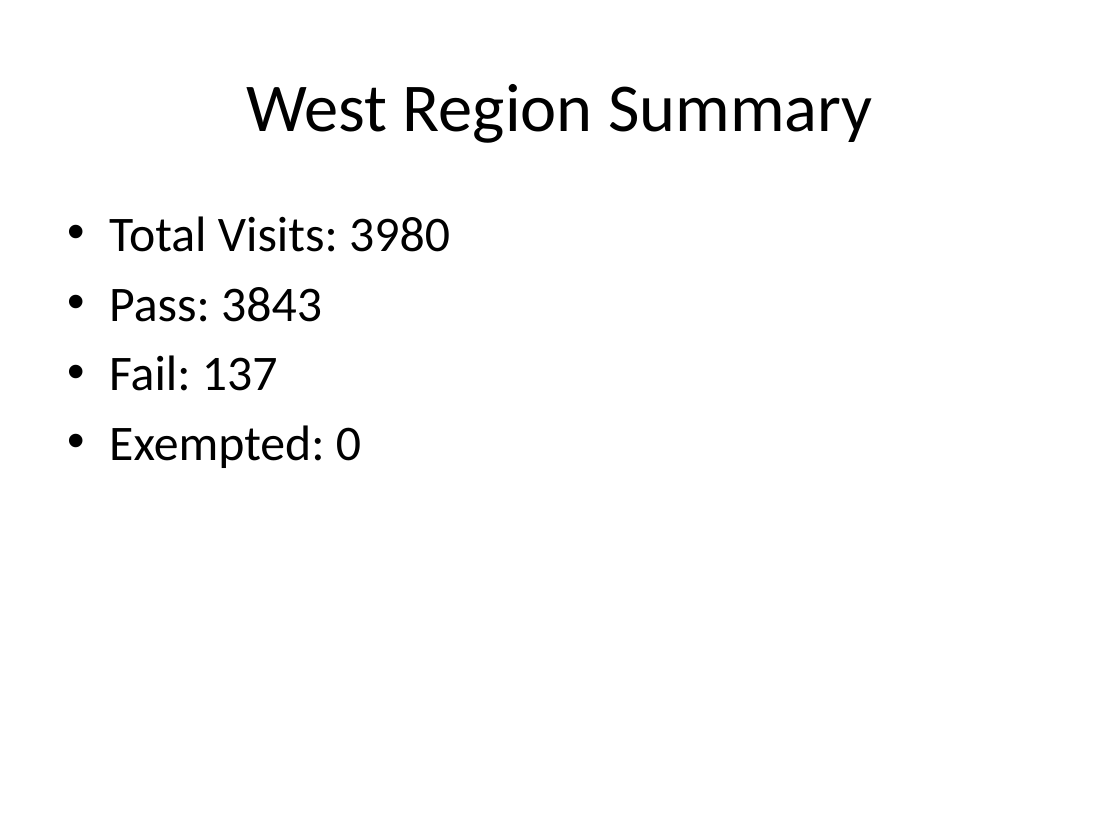
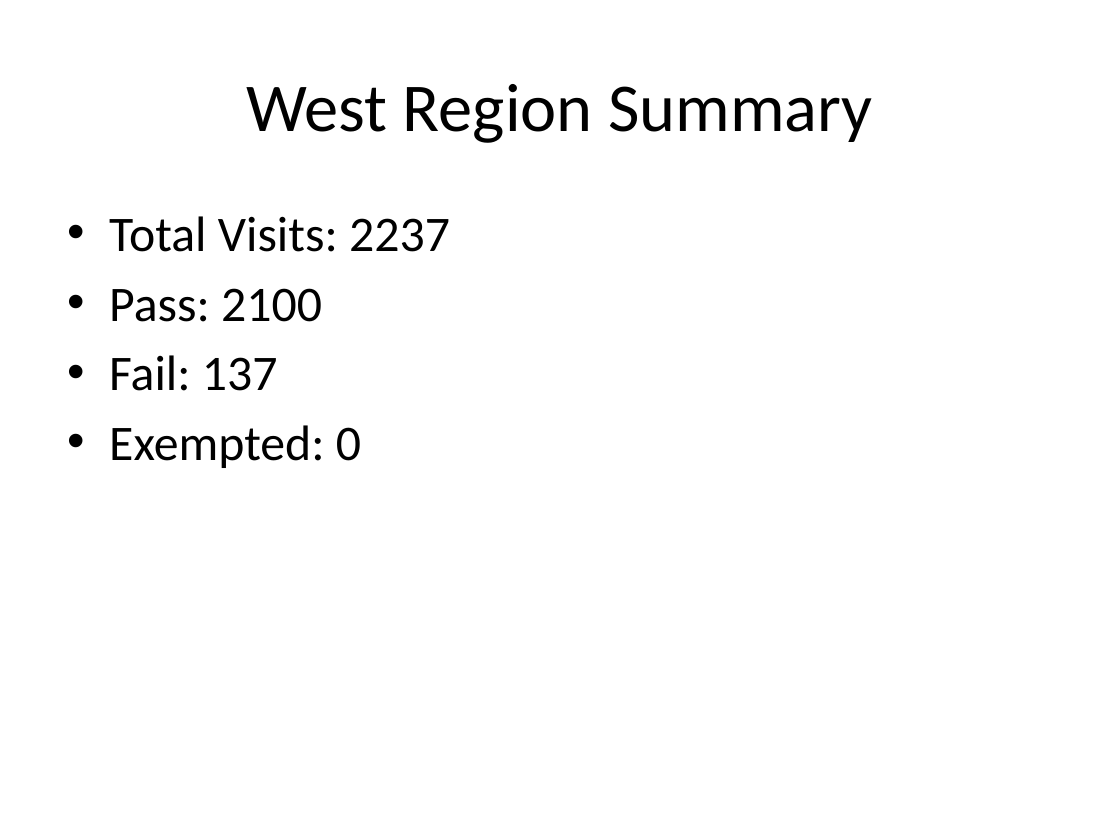
Before and after one commit to masood-bin-arif-nokia/em-audit-dashboard, a slide deck: slide 2 of data/Summary.pptx. Drawn at 1120x840 pixels with LibreOffice and Linux fonts; fonts in the diff are those of the drawing. Boxes give left, top, right and bottom in pixels: in the first picture for what was removed or moved away, otherwise in the second. Text is boxed around its words. In the diff, an @@ line names an element or a change of style, - is before the commit and + after.

```diff
--- a/data/Summary.pptx
+++ b/data/Summary.pptx
@@ text at (109, 216, 450, 322): text changed @@
-• Total Visits: 3980
-• Pass: 3843
+• Total Visits: 2237
+• Pass: 2100
```
Also in this commit, not shown: 2 other slides changed, 3 other files.
